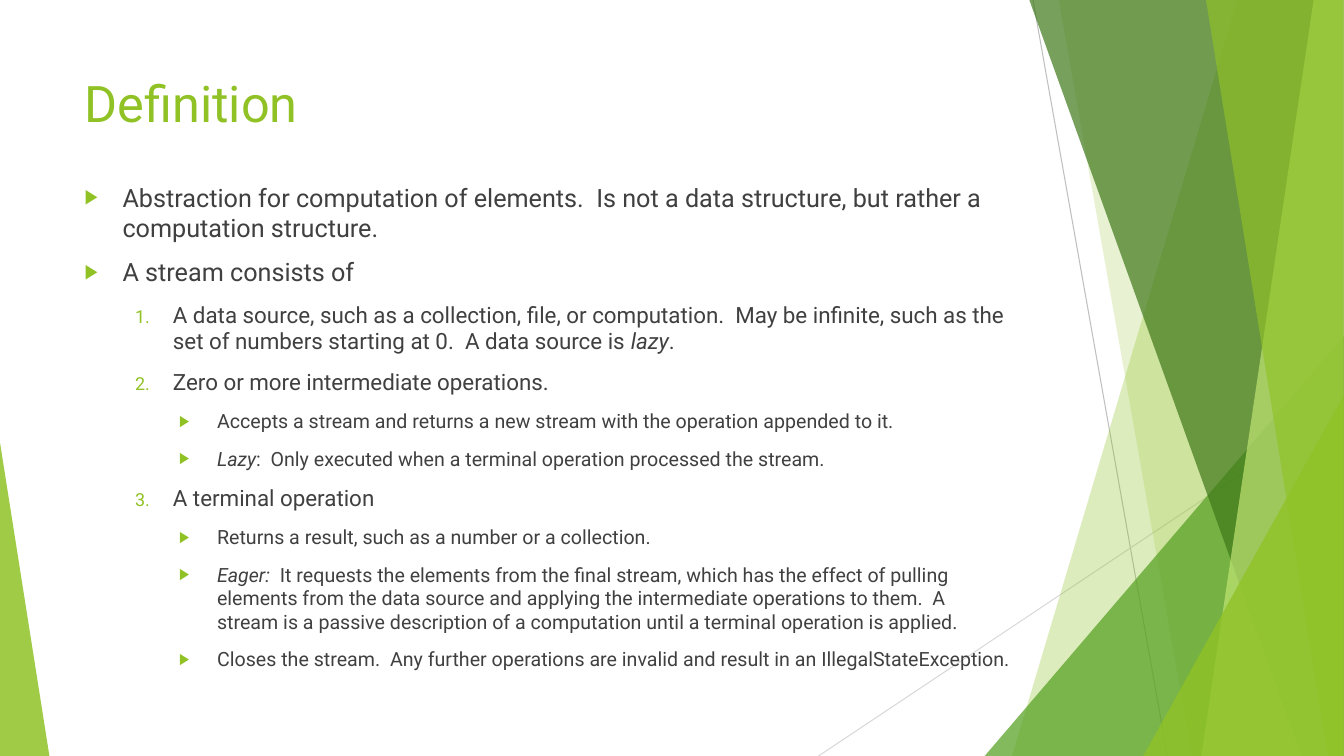
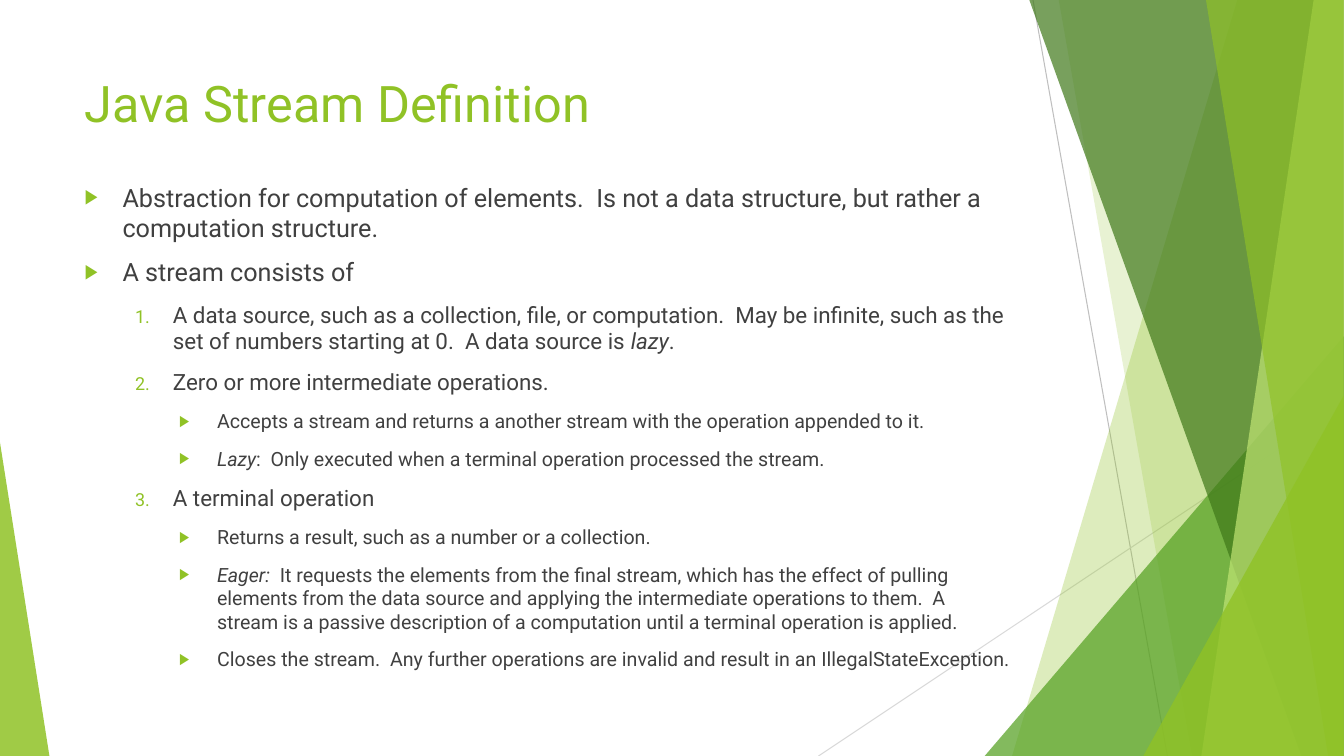
Before and after one commit to RichardRoda/2017-CodePaLOUsa-Lambda, a slide deck: slide 16 of Learning to Love the Lambda in the Stream.pptx. Drawn at 1344x756 pixels with LibreOffice and Linux fonts; fonts in the diff are those of the drawing. Boxes give left, top, right and bottom in pixels: in the first picture for what was removed or moved away, otherwise in the second. Text is boxed around its words. In the diff, an @@ line names an element or a change of style, - is before the commit and + after.

```diff
--- a/Learning to Love the Lambda in the Stream.pptx
+++ b/Learning to Love the Lambda in the Stream.pptx
@@ title at <box>85,83,590,123</box>: text changed @@
-Definition
+Java Stream Definition
@@ text at <box>217,413,924,432</box>: text changed @@
-    ▶ Accepts a stream and returns a new stream with the operation appended to it.
+    ▶ Accepts a stream and returns a another stream with the operation appended to it.
```
Also in this commit, not shown: 1 other slide changed, 3 slides added, 1 slide removed, 5 other files.
